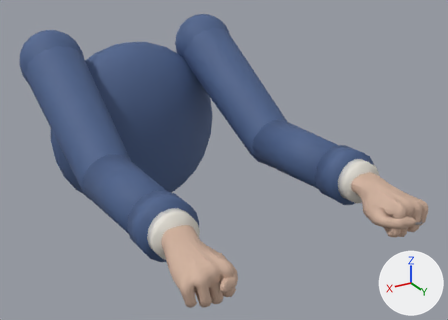
Before and after pictures for a commit that changed the Blender file assets/characters/fp_arms/source/fp_arms_blockout.blend.
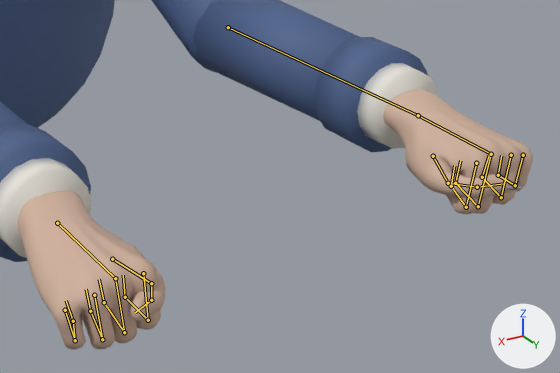
Old and new are each drawn whole from a 50 mm camera at (0.557, 1.344, 1.792) aimed at (-0.05, 0.332, 1.286) and again close up on the part from 34% to 99% of the width and 39% to 100% of the height. Lighting does not change. The marker at lower right points along +X, +Y and +Z. The older version's two pictures come first. Both versions are drawn at frame 1 of the action 'Fist'; the numbers are the values there. The bones that change, and the others that lie on the model, are drawn over the model as lines in the close-ups.

In view in the first close-up: 'FPArmsBody'.
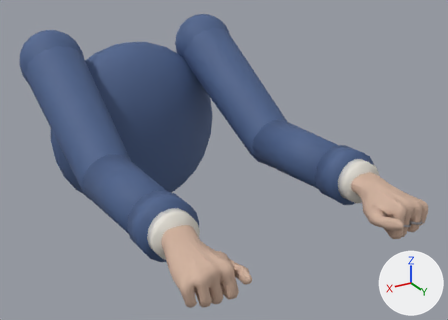
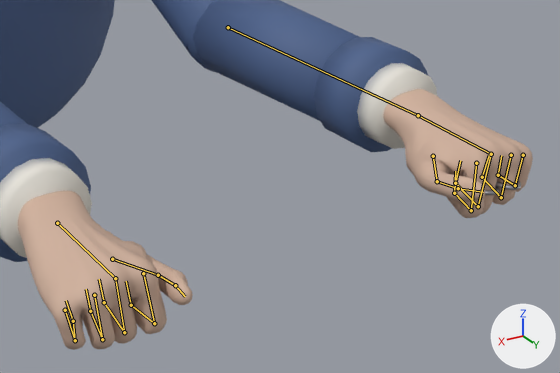
The edits, one by one:
Bone 'index_01_l' (bone_index_01_l) turns from (-85, 0, 0) to (-75, 0, 0) degrees about its own x, y and z.
Bone 'thumb_01_l' (bone_thumb_01_l) turns from (-30, 30, 0) to (-15, 40, 0) degrees about its own x, y and z.
Bone 'thumb_02_l' (bone_thumb_02_l) turns from (-30, 0, 0) to (-15, 0, 0) degrees about its own x, y and z.
Bone 'thumb_03_l' (bone_thumb_03_l) turns from (-40, 0, 0) to (-25, 0, 0) degrees about its own x, y and z.
Bone 'index_01_r' (bone_index_01_r) turns from (-85, 0, 0) to (-75, 0, 0) degrees about its own x, y and z.
Bone 'thumb_01_r' (bone_thumb_01_r) turns from (-30, -30, 0) to (-15, -40, 0) degrees about its own x, y and z.
Bone 'thumb_02_r' (bone_thumb_02_r) turns from (-30, 0, 0) to (-15, 0, 0) degrees about its own x, y and z.
Bone 'thumb_03_r' (bone_thumb_03_r) turns from (-40, 0, 0) to (-25, 0, 0) degrees about its own x, y and z.

Location of each change, [x1, y1, x2, y2] in pixels of the close-ups (560 x 373 px):
'FPArmsBody', posed
    both: [0, 0, 533, 350]
bone 'index_01_l', root to tip
    before: (476, 163) to (466, 207)
    after: (476, 163) to (471, 210)
bone 'thumb_01_l', root to tip
    before: (433, 156) to (448, 183)
    after: (433, 156) to (437, 181)
bone 'thumb_02_l', root to tip
    before: (448, 183) to (477, 187)
    after: (437, 181) to (458, 188)
bone 'thumb_03_l', root to tip
    before: (477, 187) to (504, 183)
    after: (458, 188) to (483, 192)
bone 'index_01_r', root to tip
    before: (143, 273) to (148, 320)
    after: (143, 273) to (154, 323)
bone 'thumb_01_r', root to tip
    before: (112, 259) to (151, 283)
    after: (112, 259) to (158, 275)
bone 'thumb_02_r', root to tip
    before: (151, 283) to (151, 300)
    after: (158, 275) to (175, 285)
bone 'thumb_03_r', root to tip
    before: (151, 300) to (134, 313)
    after: (175, 285) to (185, 296)
